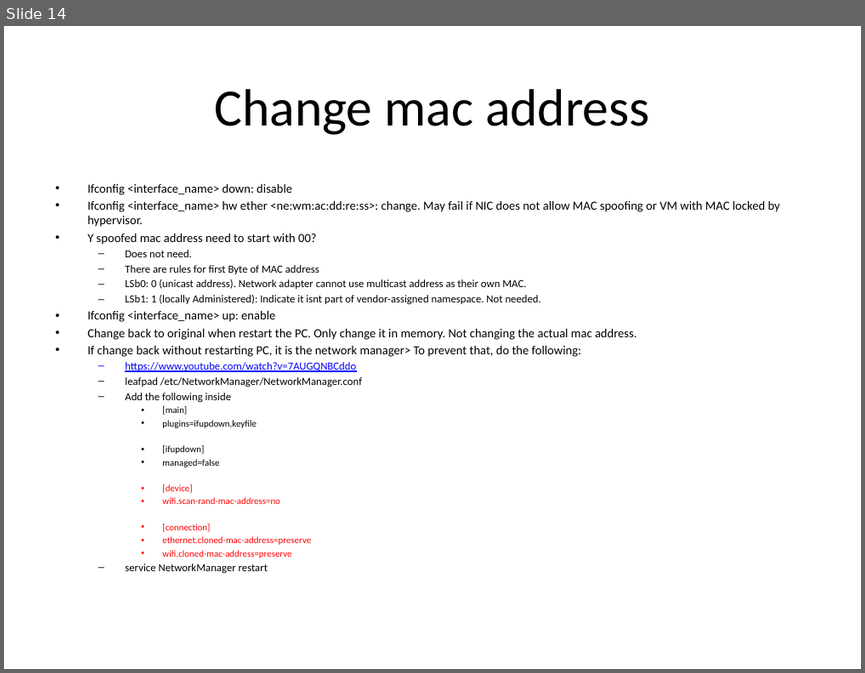
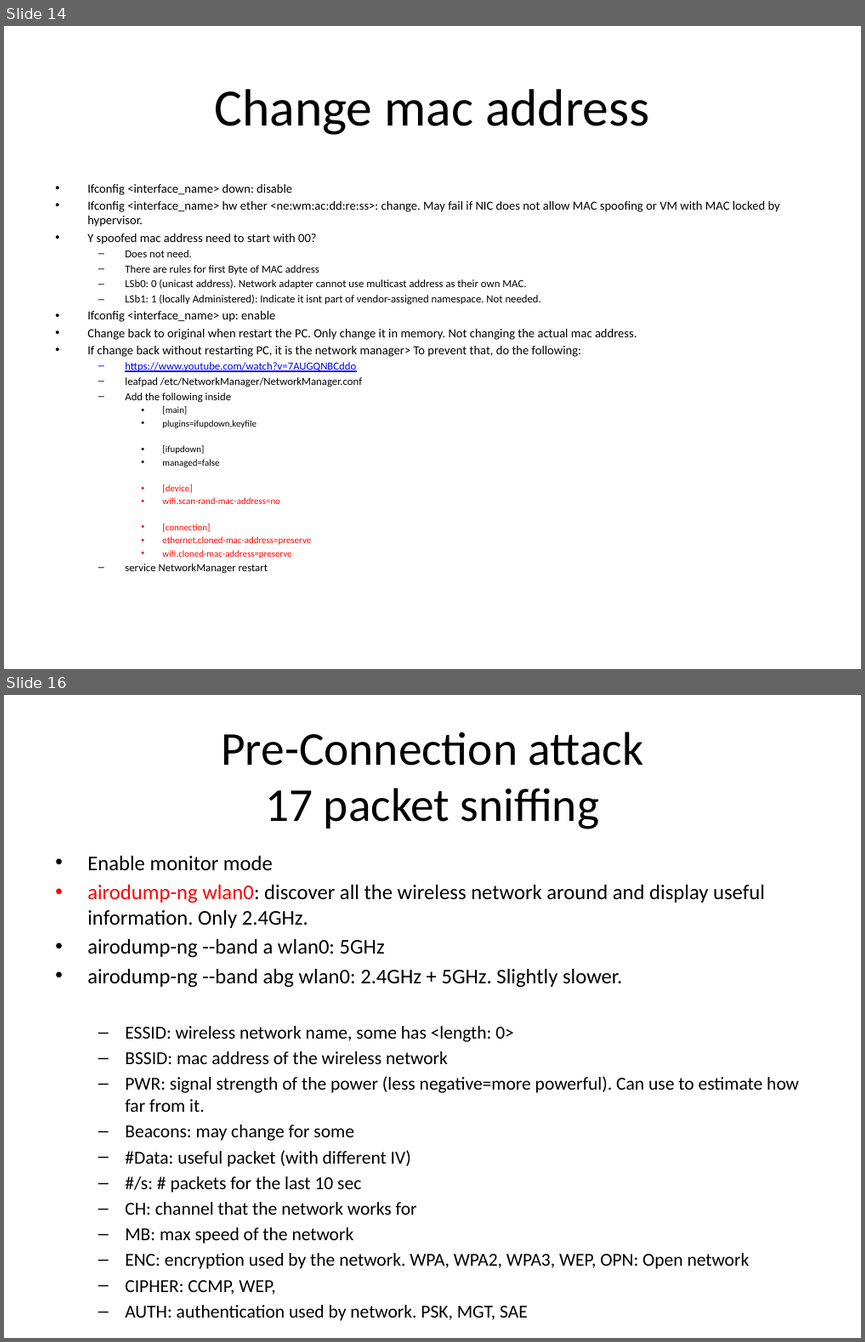
Before and after one commit to kindaichinisan/ethical_hacking, a slide deck: Ethical hacking.pptx. Shown one above the other, each under a label of ours: slide 14 before the commit, slides 14 and 16 after it; the slides between them are not shown. The pictures are 865x673 and 865x1342 pixels, drawn with LibreOffice and Linux fonts; fonts in the diff are those of the drawing. Boxes give left, top, right and bottom in pixels: in the first picture for what was removed or moved away, otherwise in the second. Text is boxed around its words. In the diff, an @@ line names an element or a change of style, - is before the commit and + after.

```diff
--- a/Ethical hacking.pptx
+++ b/Ethical hacking.pptx
@@ slide 16 added at (4, 695, 861, 1338), background #FFFFFF @@
@@ title added at (221, 732, 644, 829), 39.6 pt, text #000000 @@
+Pre-Connection attack
+17 packet sniffing
@@ text added at (87, 856, 799, 1269), 15.4 pt, text #000000 @@
+• Enable monitor mode
+• airodump-ng wlan0: discover all the wireless network around and display useful information. Only 2.4GHz.
+• airodump-ng --band a wlan0: 5GHz
+• airodump-ng --band abg wlan0: 2.4GHz + 5GHz. Slightly slower.
+  – ESSID: wireless network name, some has <length: 0>
+  – BSSID: mac address of the wireless network
+  – PWR: signal strength of the power (less negative=more powerful). Can use to estimate how far from it.
+  – Beacons: may change for some
+  – #Data: useful packet (with different IV)
+  – #/s: # packets for the last 10 sec
+  – CH: channel that the network works for
+  – MB: max speed of the network
+  – ENC: encryption used by the network. WPA, WPA2, WPA3, WEP, OPN: Open network
+  – CIPHER: CCMP, WEP,
+  – AUTH: authentication used by network. PSK, MGT, SAE
```
Also in this commit, not shown: 1 slide changed, 9 other slides added, 6 other files.
